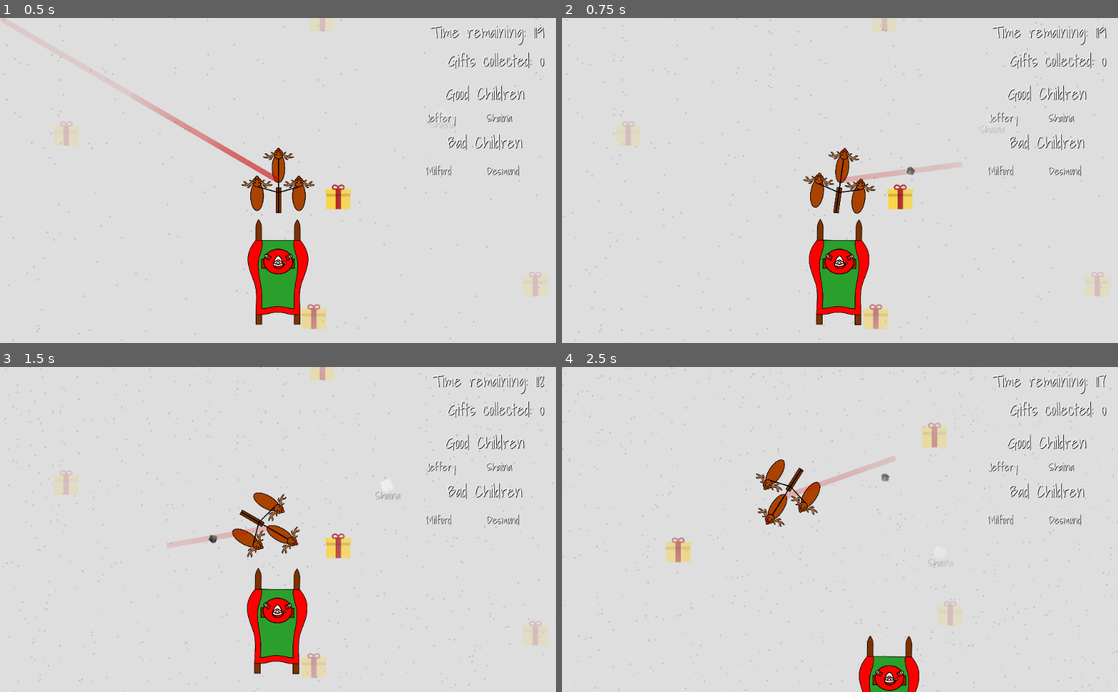
Above: before the commit, frames 1-4 (two rows, left to right).
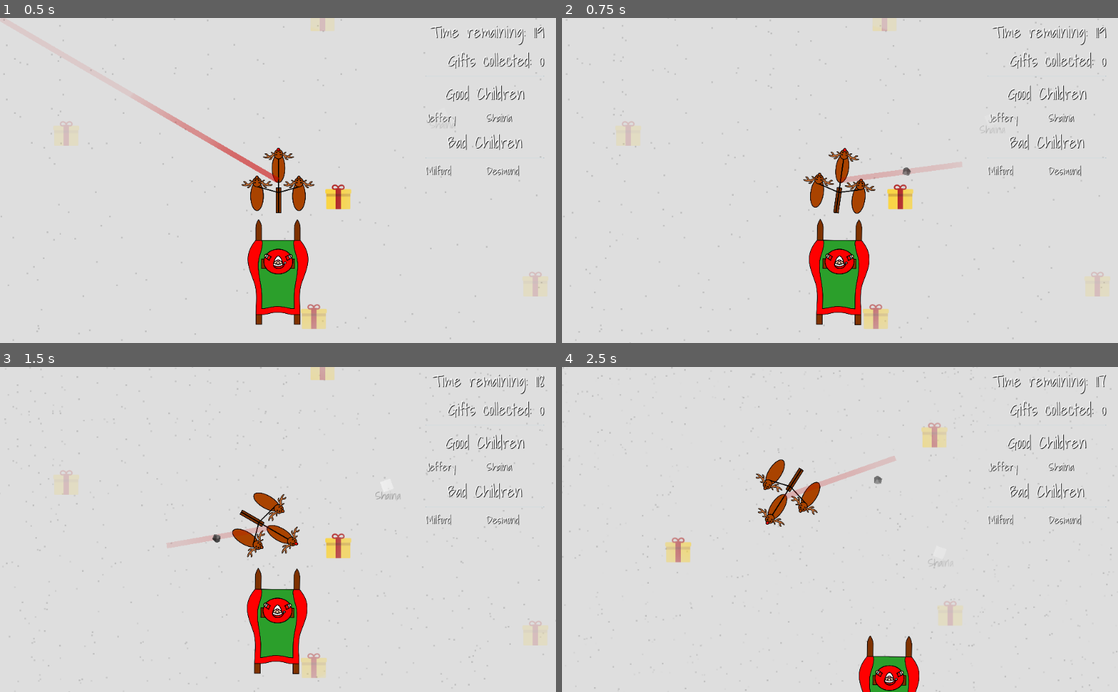
Above: after the commit, the same moments.

Repository: GameDrivenDesign/SebastHolyWandarousChristmasGame
Game: Godot game, scene res://scenes/world/world.tscn
Same seed, same stepped clock (60 frames per second), same inputs: the game is played once before the commit and once after it.
Inputs (mouse positions are in pixels of both pictures, inside the frame that each line leads up to):
- Up to frame 1 (0.5 s): no input
- Up to frame 2 (0.75 s): move the mouse to (962, 164) at 0.52 s; hold Right (right) from 0.53 s (still down); right-click (962, 164) at 0.6 s
- Up to frame 3 (1.5 s): move the mouse to (166, 545) at 1.27 s; release Right (right) at 1.28 s; hold Down (down) from 1.28 s (still down); right-click (166, 545) at 1.35 s
- Up to frame 4 (2.5 s): move the mouse to (895, 458) at 2.02 s; release Down (down) at 2.03 s; hold Right (right) from 2.03 s (still down); click (895, 458) at 2.1 s; right-click (895, 458) at 2.3 s

Frame 1 is identical in both runs. In frame 2, less than 0.1% of the frame differs, in the area x 61-64%, y 45-49%; in frame 3, less than 0.1%; in frame 4, less than 0.1%, in the area x 56-59%, y 32-37%.

Commit message:
slightly dampen coal

Diff:
--- a/scenes/coal/coal_projectile.tscn
+++ b/scenes/coal/coal_projectile.tscn
@@ -26,10 +26,10 @@
 sleeping = false
 can_sleep = true
 linear_velocity = Vector2( 0, 0 )
-linear_damp = -1.0
+linear_damp = 1.0
 angular_velocity = 0.0
 angular_damp = -1.0
-_sections_unfolded = [ "Collision" ]
+_sections_unfolded = [ "Collision", "Linear" ]
 
 [node name="Sprite" type="Sprite" parent="." index="0"]
 
